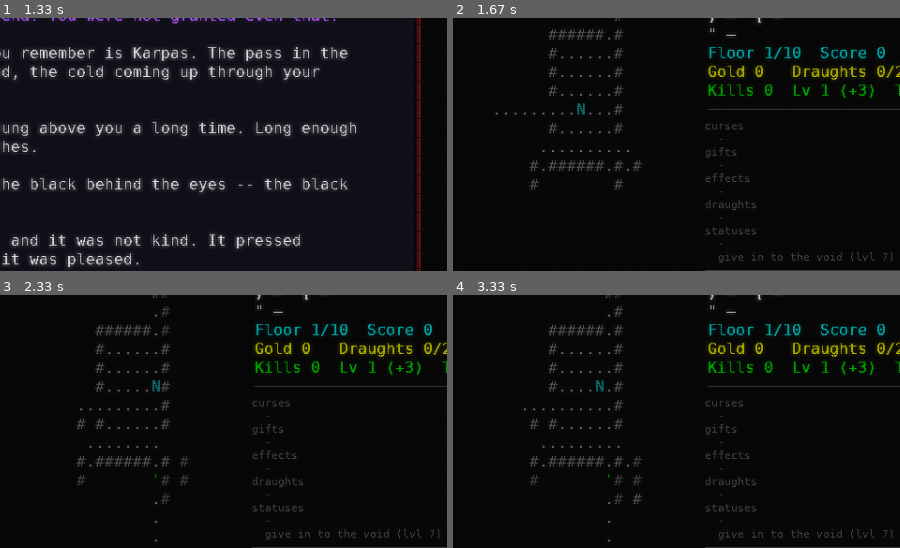
Above: before the commit, frames 1-4 (two rows, left to right).
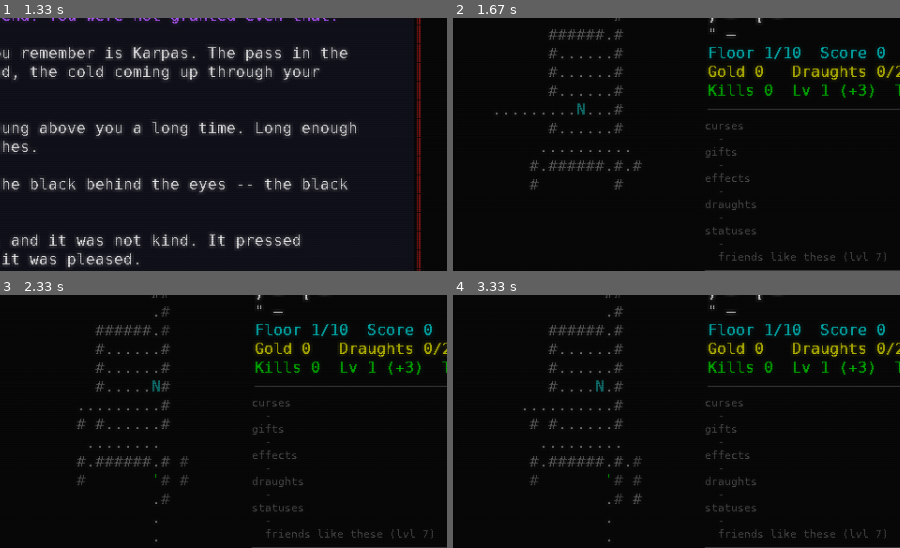
Above: after the commit, the same moments.

Repository: darknoxx/NeverdeadsRevenge2.0
Game: pygame game, started from packaging/windows/run.py
Two runs of this game, one before a commit and one after it. Both use one fixed random seed, a clock stepped at 60 frames per second and the inputs below.
Inputs:
- Up to frame 1 (1.33 s): tap Enter at 0.33 s; tap Space at 0.67 s; tap Keypad Enter at 1 s
- Up to frame 2 (1.67 s): tap Esc at 1.33 s
- Up to frame 3 (2.33 s): hold Right 1.67-2.13 s; hold Up from 2.17 s (still down); tap Space at 2.23 s
- Up to frame 4 (3.33 s): release Up at 2.47 s; hold Right 2.5-2.97 s; tap Space at 2.57, 2.87, 3.07 s; hold Left from 3 s (still down); tap F at 3.15 s
The pictures show only the part of the screen within x 37-87%, y 21-71%; the shares and areas given below are measured in that part.

Frame 1 is identical in both runs. In frame 2, 0.3% of the frame differs, in the area x 59-99%, y 92-97%; in frame 3, 0.3%; in frame 4, 0.3%.

Commit message:
the attack is paint the walls red, the ultimate is friends like these
Two different things, and now two different names. The battle-screen attack
that was called FRIENDS LIKE THESE is PAINT THE WALLS RED -- it opens the
deepest wound in everything standing, and the room is the canvas. The name it
was wearing belongs to Noxx's *overworld* ultimate, which calls the friends and
lets them help; an ultimate is not a trick and a trick is not an ultimate.

The key follows the name (``paint_the_walls_red``) so the code and the menu say
the same word, and the sidebar's promise on the floor reads "friends like these"
for the thing that actually does that.

Diff:
--- a/src/neverdeads_revenge/desktop/audio.py
+++ b/src/neverdeads_revenge/desktop/audio.py
@@ -55,7 +55,7 @@
     FIRST_NOTE,
     FLEETING_SHADOW,
     FORTRESS,
-    FRIENDS_LIKE_THESE,
+    PAINT_THE_WALLS_RED,
     GUT_PUNCH,
     HOARFROST,
     JAB,
@@ -174,7 +174,7 @@
     FLEETING_SHADOW: "wind_cast",
     DEVOURING_DARKNESS: "dark_cast",
     OPEN_VEIN: "sword_heavy",
-    FRIENDS_LIKE_THESE: "dark_impact",
+    PAINT_THE_WALLS_RED: "dark_impact",
     BETWEEN_BLOWS: "blade_clash",
     VOID: "dark_cast",
     AVALANCHE: "ice_shatter",
--- a/src/neverdeads_revenge/desktop/render.py
+++ b/src/neverdeads_revenge/desktop/render.py
@@ -579,7 +579,8 @@
 #: is said in. Noxx's petrol, Yeti's ice, Walkyrion's gold -- the colour of
 #: the thing the ask actually summons.
 ULTIMATE_PROMPTS: dict[str, tuple[str, tuple[int, int, int]]] = {
-    "noxx": ("give in to the void", (14, 111, 111)),
+    # Noxx's own: the friends he calls are the ones the room will remember.
+    "noxx": ("friends like these", (14, 111, 111)),
     "yeti": ("build the Frozen Fortress", (159, 227, 239)),
     "walkyrion": ("shatter the golden bell", (212, 175, 55)),
     "inferno": ("set the floor alight", (192, 32, 42)),
--- a/src/neverdeads_revenge/desktop/screens/battle.py
+++ b/src/neverdeads_revenge/desktop/screens/battle.py
@@ -40,7 +40,7 @@
     Struck,
 )
 from ...game.specials import (
-    FRIENDS_LIKE_THESE,
+    PAINT_THE_WALLS_RED,
     SPECIALS,
     Special,
     special_by_key,
@@ -232,7 +232,7 @@
     "orb_of_ptamera": "#2ee6cf",
     "fleeting_shadow": "#8ff0e0",
     "devouring_darkness": "#a45cff",
-    "friends_like_these": "#2ee6cf",
+    "paint_the_walls_red": "#2ee6cf",
     "open_vein": "#d83a3a",
     "between_blows": "#b06bff",
     "the_void": "#e8ffff",
@@ -1460,7 +1460,7 @@
             self._flourish = (event.flair, self._clock)
             look = self._look(event.flair)
             self._self = (look, FLAIR_COLOURS.get(event.flair, "#ffffff"), self._clock)
-            if event.flair == FRIENDS_LIKE_THESE:
+            if event.flair == PAINT_THE_WALLS_RED:
                 # One shadow over each of them, leaving the wound behind. Placed
                 # from the staging rather than from the log: the thing has to come
                 # out of *their* squares.
--- a/src/neverdeads_revenge/game/actions.py
+++ b/src/neverdeads_revenge/game/actions.py
@@ -142,7 +142,7 @@
     QUAFF = "quaff"
     INVENTORY = "inventory"
     #: The hero's ultimate. Once a floor, from a level, and different for every
-    #: hero: Noxx gives into the void, Yeti builds the Frozen Fortress,
+    #: hero: Noxx calls his friends, Yeti builds the Frozen Fortress,
     #: Walkyrion shatters the golden bell. Bound to `f`, because an ultimate is
     #: not a navigation verb and deserved a key of its own.
     ULTIMATE = "ultimate"
@@ -1576,7 +1576,7 @@
     # there, and a floor he leaves with the shadow's eyes should close back
     # over what he never saw for himself.
     state.void_sight = True
-    state.say("You give in to the void.", LogKind.BAD)
+    state.say("You call on your friends, and they come.", LogKind.BAD)
     state.say("Atritas rises from your dark and looks around.", LogKind.SYSTEM)
     state.say(
         "Every wall is glass -- for as long as he walks.",
--- a/src/neverdeads_revenge/game/battle.py
+++ b/src/neverdeads_revenge/game/battle.py
@@ -54,7 +54,7 @@
     ROUNDHOUSE,
     DEVOURING_DARKNESS,
     FLEETING_SHADOW,
-    FRIENDS_LIKE_THESE,
+    PAINT_THE_WALLS_RED,
     LONG_WINTER,
     BELLS_THROW,
     BETWEEN_BLOWS,
@@ -790,7 +790,7 @@
             ORB_OF_PTAMERA: self._special_orb_of_ptamera,
             FLEETING_SHADOW: self._special_fleeting_shadow,
             DEVOURING_DARKNESS: self._special_devouring_darkness,
-            FRIENDS_LIKE_THESE: self._special_friends_like_these,
+            PAINT_THE_WALLS_RED: self._special_paint_the_walls_red,
             OPEN_VEIN: self._special_open_vein,
             SNOW_BLIND: self._special_snow_blind,
             QUAKE: self._special_quake,
@@ -938,7 +938,7 @@
         self._splice(before, events)
         events.append(Flourish(self.hero, DEVOURING_DARKNESS))
 
-    def _special_friends_like_these(self, target: Actor | None, events: list[Event]) -> None:
+    def _special_paint_the_walls_red(self, target: Actor | None, events: list[Event]) -> None:
         """Atritas comes, and he does not come alone.
 
         On *every* one of them, and three wounds deep: the vein's own cut is a
@@ -949,7 +949,7 @@
         before = len(self.state.log)
         self.state.say("Atritas comes, and he does not come alone.", LogKind.SYSTEM)
         self._splice(before, events)
-        events.append(Flourish(self.hero, FRIENDS_LIKE_THESE))
+        events.append(Flourish(self.hero, PAINT_THE_WALLS_RED))
         for enemy in self.living_enemies():
             before = len(self.state.log)
             self.state.say(f"Something in the {enemy.name} opens.", LogKind.GOOD)
--- a/src/neverdeads_revenge/game/specials.py
+++ b/src/neverdeads_revenge/game/specials.py
@@ -39,7 +39,7 @@
     "ECHOING_CUT",
     "FIRST_NOTE",
     "FLEETING_SHADOW",
-    "FRIENDS_LIKE_THESE",
+    "PAINT_THE_WALLS_RED",
     "HOARFROST",
     "LEFT_HAND",
     "LONG_WINTER",
@@ -67,7 +67,7 @@
 ORB_OF_PTAMERA = "orb_of_ptamera"
 FLEETING_SHADOW = "fleeting_shadow"
 DEVOURING_DARKNESS = "devouring_darkness"
-FRIENDS_LIKE_THESE = "friends_like_these"
+PAINT_THE_WALLS_RED = "paint_the_walls_red"
 OPEN_VEIN = "open_vein"
 BETWEEN_BLOWS = "between_blows"
 VOID = "the_void"
@@ -189,13 +189,13 @@
         level=5,
     ),
     Special(
-        key=FRIENDS_LIKE_THESE,
+        key=PAINT_THE_WALLS_RED,
         cost=8,
-        effect="the shadow comes; all bleed badly",
+        effect="all of them: the deepest wound, three stacks",
         needs_target=False,
         look="shadow",
-        name="FRIENDS LIKE THESE",
-        blurb="atritas comes, and he does not come alone",
+        name="PAINT THE WALLS RED",
+        blurb="the room is the canvas, and the paint is theirs",
         level=6,
     ),
     Special(
--- a/tests/test_battle.py
+++ b/tests/test_battle.py
@@ -41,7 +41,7 @@
     CHORD,
     DEVOURING_DARKNESS,
     FLEETING_SHADOW,
-    FRIENDS_LIKE_THESE,
+    PAINT_THE_WALLS_RED,
     BELLS_THROW,
     BETWEEN_BLOWS,
     ECHOING_CUT,
@@ -881,21 +881,21 @@
     ), "one of them was out of the spin"
 
 
-def test_friends_like_these_cuts_three_deep():
+def test_paint_the_walls_red_cuts_three_deep():
     """Atritas brings company, and the company is the deepest wound there is.
 
     The trick is the one that says *three* out loud: every monster in the room
     gets the deep bleeding at the full ceiling, which on three of them is the
     room ending before the floor runs dry.
     """
-    from neverdeads_revenge.game.specials import FRIENDS_LIKE_THESE
+    from neverdeads_revenge.game.specials import PAINT_THE_WALLS_RED
 
     battle = duel("noxx", 7, count=3)
     for enemy in battle.enemies:
         enemy.stats.hp = 9999
         enemy.stats.evasion = 0
 
-    battle.choose(SPECIAL, special=FRIENDS_LIKE_THESE)
+    battle.choose(SPECIAL, special=PAINT_THE_WALLS_RED)
 
     assert all("maul" in enemy.statuses for enemy in battle.enemies), (
         "something in the room was not opened"
@@ -937,14 +937,14 @@
     assert any(isinstance(event, Flourish) for event in events), "nothing was shown"
 
 
-def test_friends_like_these_opens_all_of_them():
+def test_paint_the_walls_red_opens_all_of_them():
     """Atritas comes, and he does not come alone: every one of them is left
     bleeding *deeply* -- longer, because a wound refreshes and does not stack."""
     battle = levelled(6, count=3)
     for enemy in battle.enemies:
         enemy.stats.hp = 999
 
-    events = battle.choose(SPECIAL, None, special=FRIENDS_LIKE_THESE)
+    events = battle.choose(SPECIAL, None, special=PAINT_THE_WALLS_RED)
 
     assert all(DEEP_BLEED in enemy.statuses for enemy in battle.enemies), "someone was missed"
     # Heavier *and* longer than the vein's own cut: what it costs per turn is the
@@ -954,7 +954,7 @@
     assert deep.damage > vein.damage, "'heavy' costs no more than the vein's cut"
     assert deep.turns > vein.turns, "'heavy' does not last any longer either"
     assert any(
-        isinstance(event, Flourish) and event.flair == FRIENDS_LIKE_THESE
+        isinstance(event, Flourish) and event.flair == PAINT_THE_WALLS_RED
         for event in events
     ), "Atritas did not come"
 
@@ -1204,7 +1204,7 @@
         FLEETING_SHADOW,
         DEVOURING_DARKNESS,
         OPEN_VEIN,
-        FRIENDS_LIKE_THESE,
+        PAINT_THE_WALLS_RED,
         BETWEEN_BLOWS,
     ]
     assert names_at(7) == [one.key for one in SPECIALS], "the void never arrived"
--- a/tests/test_sdl_front.py
+++ b/tests/test_sdl_front.py
@@ -3382,7 +3382,7 @@
     assert app.played[-1] == "error_locked", f"the refusal was silent: {app.played[-3:]}"
 
 
-def test_friends_like_these_sends_the_shadow_out_and_takes_it_back():
+def test_paint_the_walls_red_sends_the_shadow_out_and_takes_it_back():
     """The trick's picture: Atritas over each monster, and Noxx without him.
 
     The wound is applied by the rules on the same beat -- what was missing was
@@ -3393,7 +3393,7 @@
     from neverdeads_revenge.desktop.screens.battle import DRIFT_LIFE
     from neverdeads_revenge.game.actors import ENEMIES, HEROES, make_enemy
     from neverdeads_revenge.game.battle import Battle, Flourish
-    from neverdeads_revenge.game.specials import FRIENDS_LIKE_THESE
+    from neverdeads_revenge.game.specials import PAINT_THE_WALLS_RED
     from neverdeads_revenge.game.state import start_run
     from neverdeads_revenge.sdl_front.app import SdlApp
     from neverdeads_revenge.sdl_front.arena import SdlArena
@@ -3408,7 +3408,7 @@
     app.screens = [arena]
     app.redraw()
 
-    arena.arena._play(Flourish(state.player, FRIENDS_LIKE_THESE), app)
+    arena.arena._play(Flourish(state.player, PAINT_THE_WALLS_RED), app)
 
     assert len(arena.arena._drift) == 3, "the shadow went out to nobody"
     assert arena.arena.shadow_is_out()
